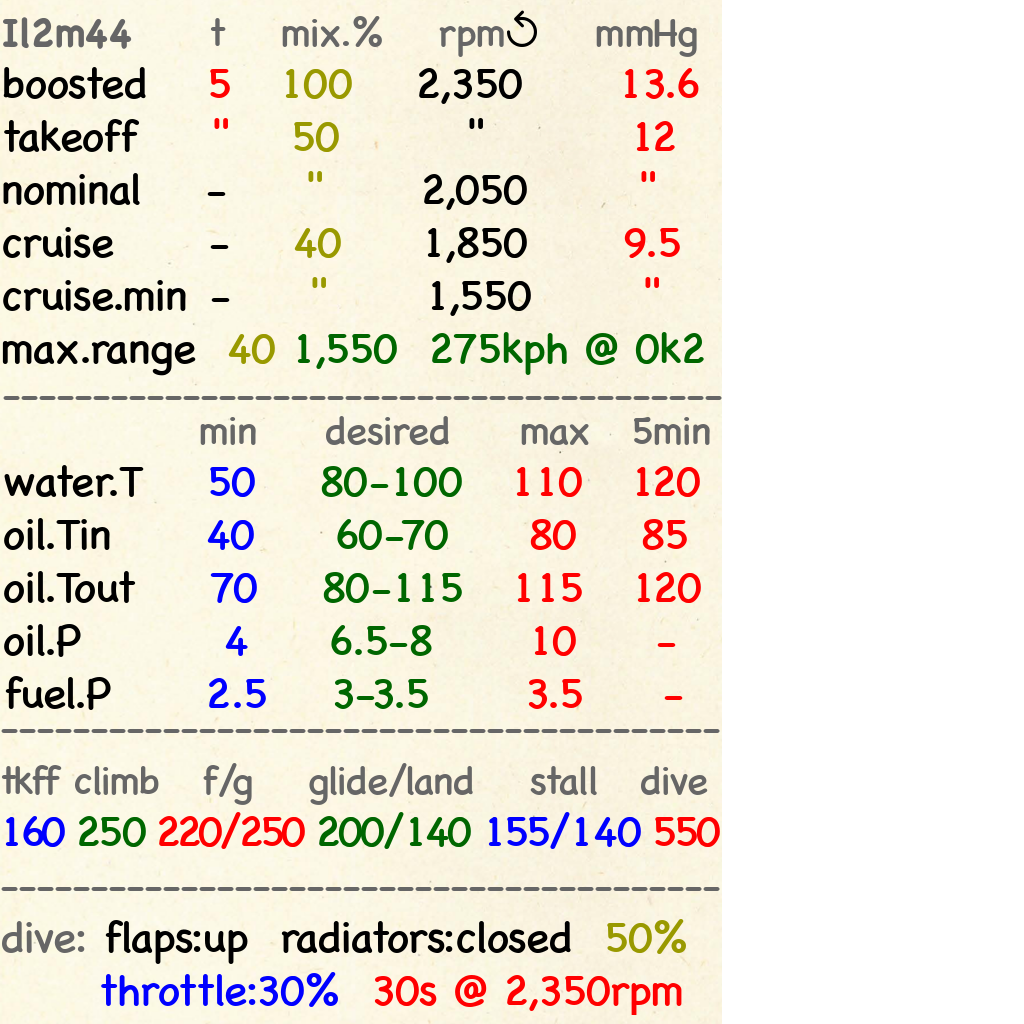
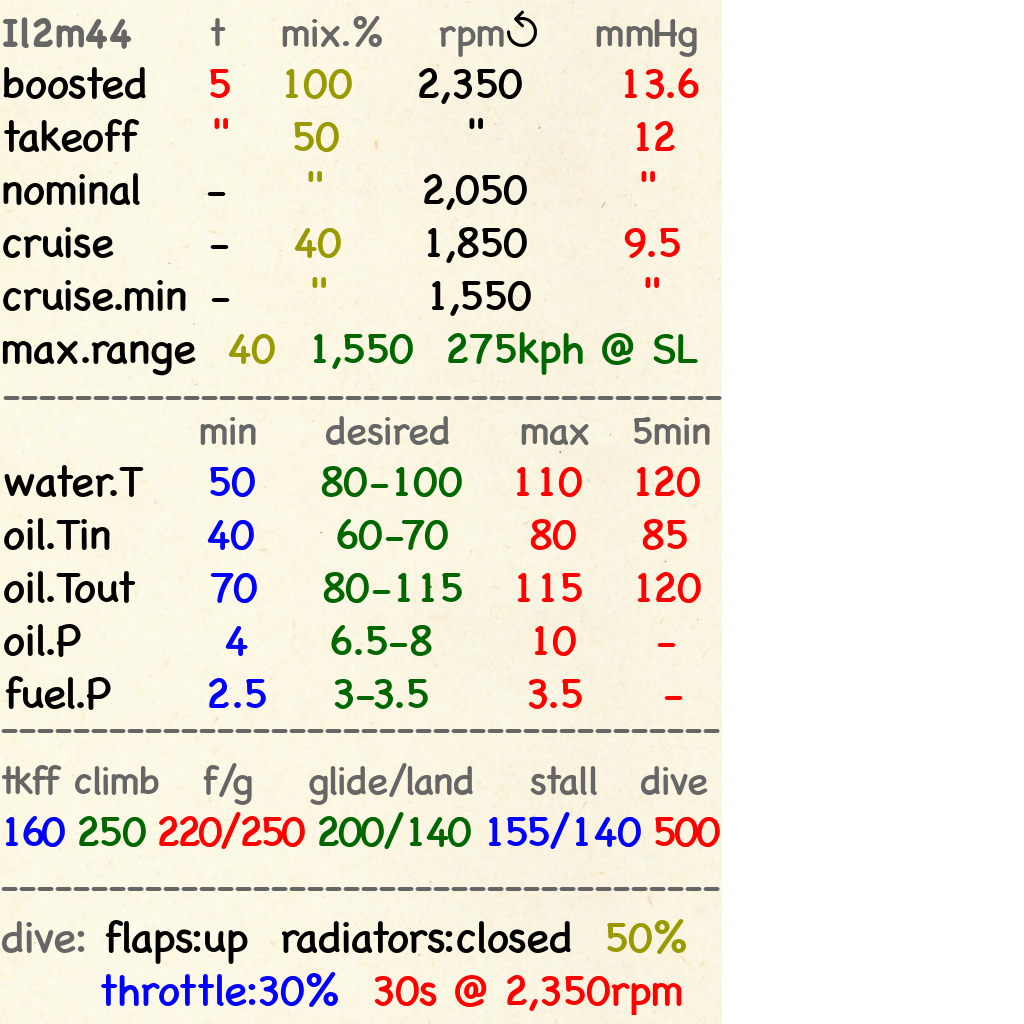
Comparing the layer stacks of the two 1024 x 1024 images. Changes:
painted on "Il2m44 t mix.% rpm↺ ..." over bbox(297, 332, 704, 375)
painted on "tkff climb f/g glide/..." over bbox(674, 817, 698, 847)
